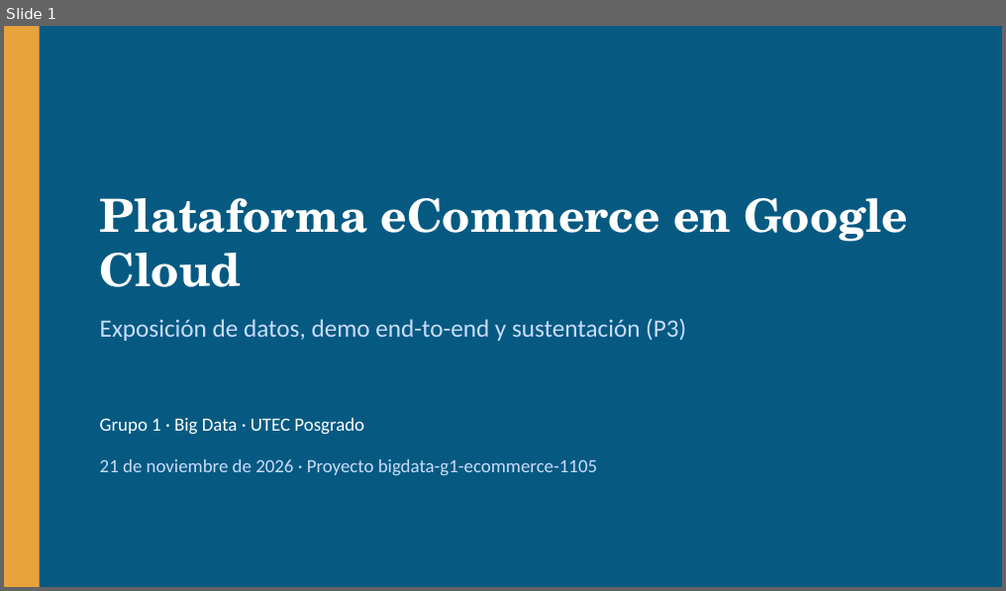
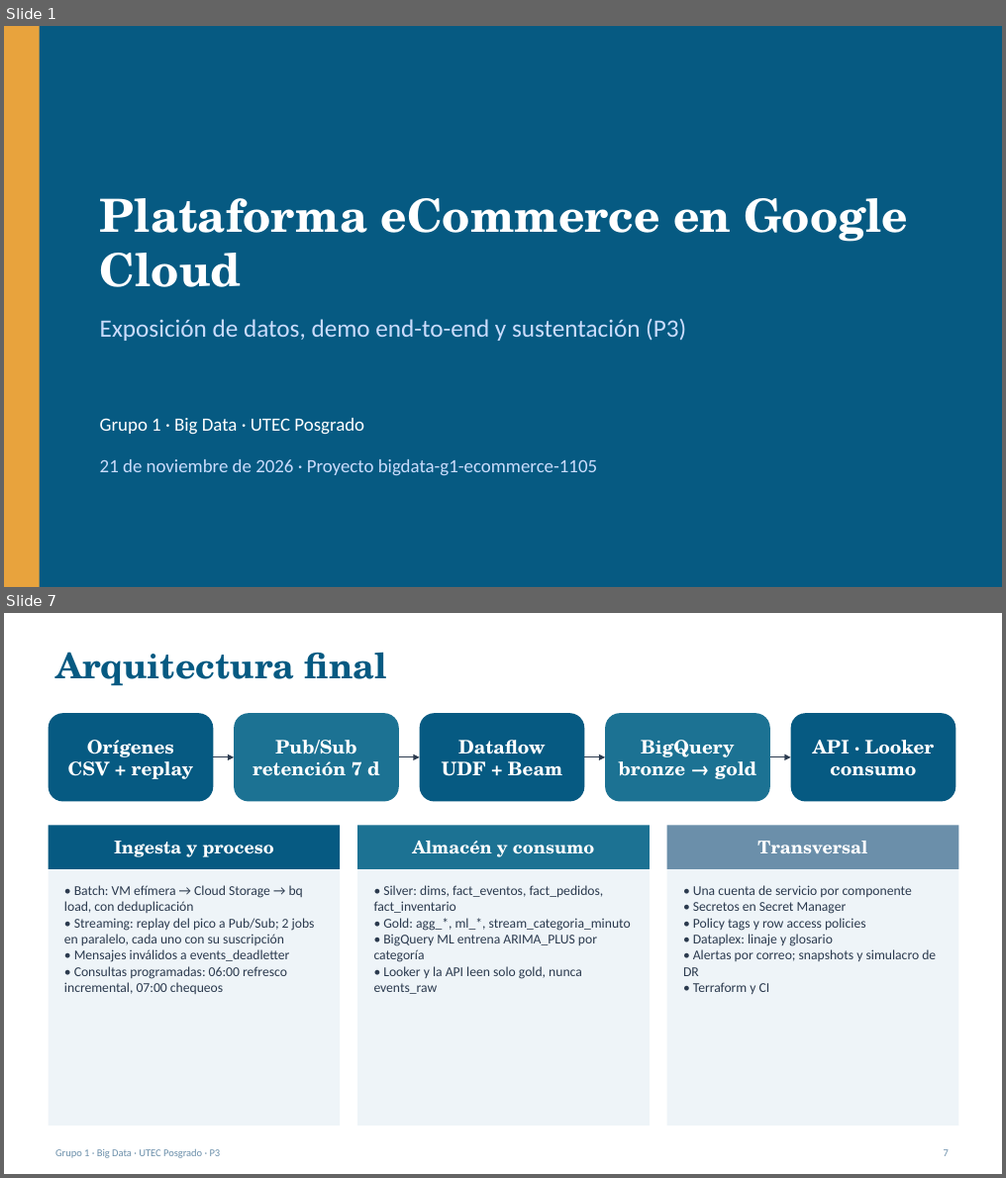
Before and after one commit to RVargasC22/bigdata-g1-ecommerce-gcp, a slide deck: docs/p3/Sustentacion_P3.pptx. Shown one above the other, each under a label of ours: slide 1 before the commit, slides 1 and 7 after it; the slides between them are not shown. The pictures are 1006x591 and 1006x1178 pixels, drawn with LibreOffice and Linux fonts; fonts in the diff are those of the drawing. Boxes give left, top, right and bottom in pixels: in the first picture for what was removed or moved away, otherwise in the second. Text is boxed around its words. In the diff, an @@ line names an element or a change of style, - is before the commit and + after.

```diff
--- a/docs/p3/Sustentacion_P3.pptx
+++ b/docs/p3/Sustentacion_P3.pptx
@@ slide 7 added at <box>4,613,1002,1174</box>, background #FFFFFF @@
@@ text added at <box>55,652,387,686</box>, 34 pt, text #065A82, bold @@
+Arquitectura final
@@ rounded rectangle added at <box>49,713,213,802</box>, fill #065A82, 18 pt, text #FFFFFF, bold @@
+Orígenes
+CSV + replay
@@ rounded rectangle added at <box>234,713,399,802</box>, fill #1C7293, 18 pt, text #FFFFFF, bold @@
+Pub/Sub
+retención 7 d
@@ rounded rectangle added at <box>420,713,584,802</box>, fill #065A82, 18 pt, text #FFFFFF, bold @@
+Dataflow
+UDF + Beam
@@ rounded rectangle added at <box>605,713,770,802</box>, fill #1C7293, 18 pt, text #FFFFFF, bold @@
+BigQuery
+bronze → gold
@@ rounded rectangle added at <box>791,713,955,802</box>, fill #065A82, 18 pt, text #FFFFFF, bold @@
+API · Looker
+consumo
@@ arrow added from (214, 758) to (234, 758), #2B3A4E 1 pt @@
@@ arrow added from (399, 758) to (420, 758), #2B3A4E 1 pt @@
@@ arrow added from (585, 758) to (605, 758), #2B3A4E 1 pt @@
@@ arrow added from (770, 758) to (791, 758), #2B3A4E 1 pt @@
@@ rectangle added at <box>49,825,341,1126</box>, fill #EEF4F8 @@
@@ rectangle added at <box>49,825,341,869</box>, fill #065A82, 17 pt, text #FFFFFF, bold @@
+Ingesta y proceso
@@ rectangle added at <box>357,825,649,1126</box>, fill #EEF4F8 @@
@@ rectangle added at <box>357,825,649,869</box>, fill #1C7293, 17 pt, text #FFFFFF, bold @@
+Almacén y consumo
@@ rectangle added at <box>667,825,959,1126</box>, fill #EEF4F8 @@
@@ rectangle added at <box>667,825,959,869</box>, fill #6B8FAA, 17 pt, text #FFFFFF, bold @@
+Transversal
@@ text added at <box>64,885,315,994</box>, 13 pt, text #2B3A4E @@
+• Batch: VM efímera → Cloud Storage → bq load, con deduplicación
+• Streaming: replay del pico a Pub/Sub; 2 jobs en paralelo, cada uno con su suscripción
+• Mensajes inválidos a events_deadletter
+• Consultas programadas: 06:00 refresco incremental, 07:00 chequeos
@@ text added at <box>374,885,631,994</box>, 13 pt, text #2B3A4E @@
+• Silver: dims, fact_eventos, fact_pedidos, fact_inventario
+• Gold: agg_*, ml_*, stream_categoria_minuto
+• BigQuery ML entrena ARIMA_PLUS por categoría
+• Looker y la API leen solo gold, nunca events_raw
@@ text added at <box>683,885,936,994</box>, 13 pt, text #2B3A4E @@
+• Una cuenta de servicio por componente
+• Secretos en Secret Manager
+• Policy tags y row access policies
+• Dataplex: linaje y glosario
+• Alertas por correo; snapshots y simulacro de DR
+• Terraform y CI
@@ text added at <box>55,1150,221,1158</box>, 10 pt, text #6B8FAA @@
+Grupo 1 · Big Data · UTEC Posgrado · P3
@@ text added at <box>944,1150,948,1157</box>, 10 pt, text #6B8FAA @@
+7
```
Also in this commit, not shown: 8 slides changed, 5 other slides added, 3 slides removed, 1 other file.
